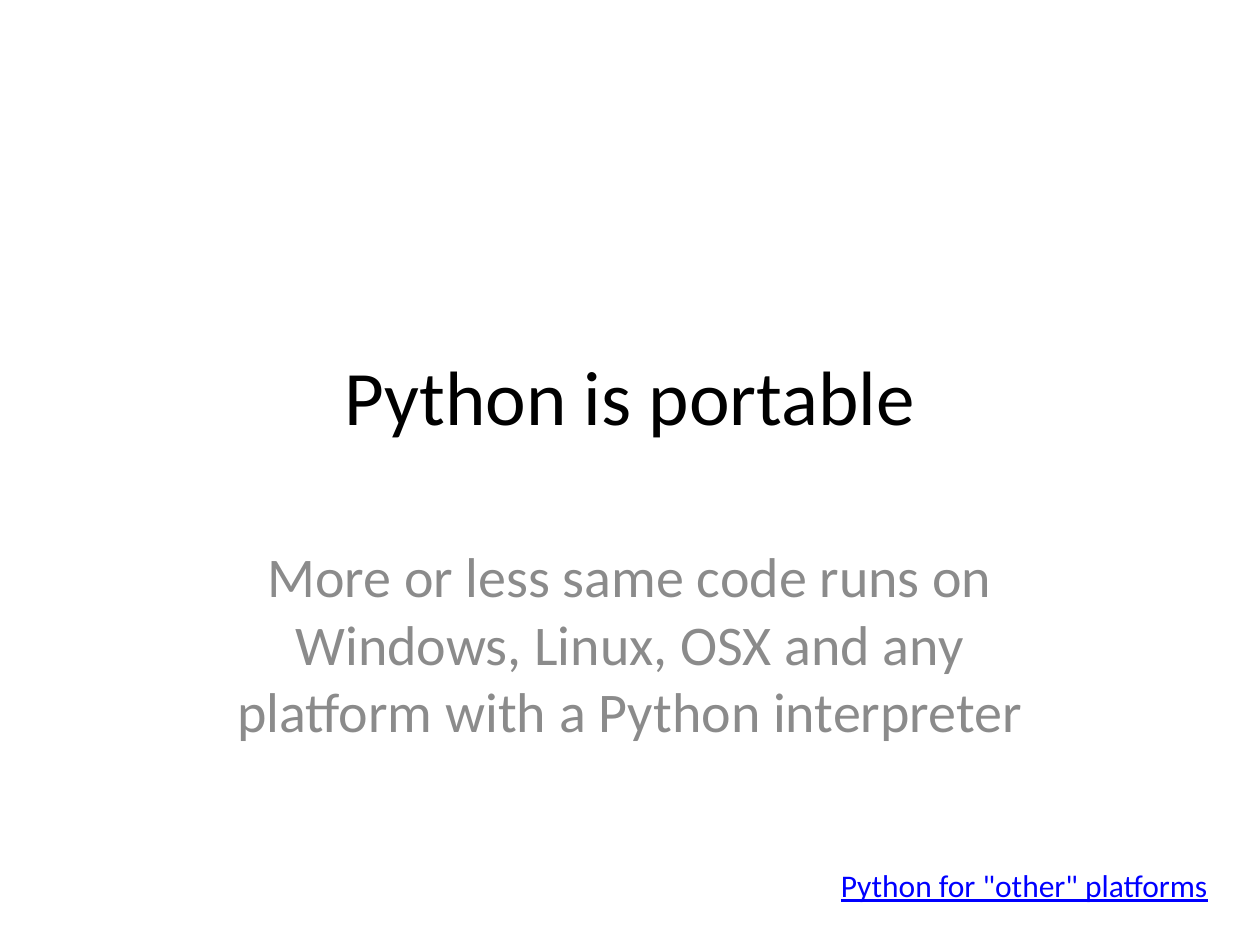
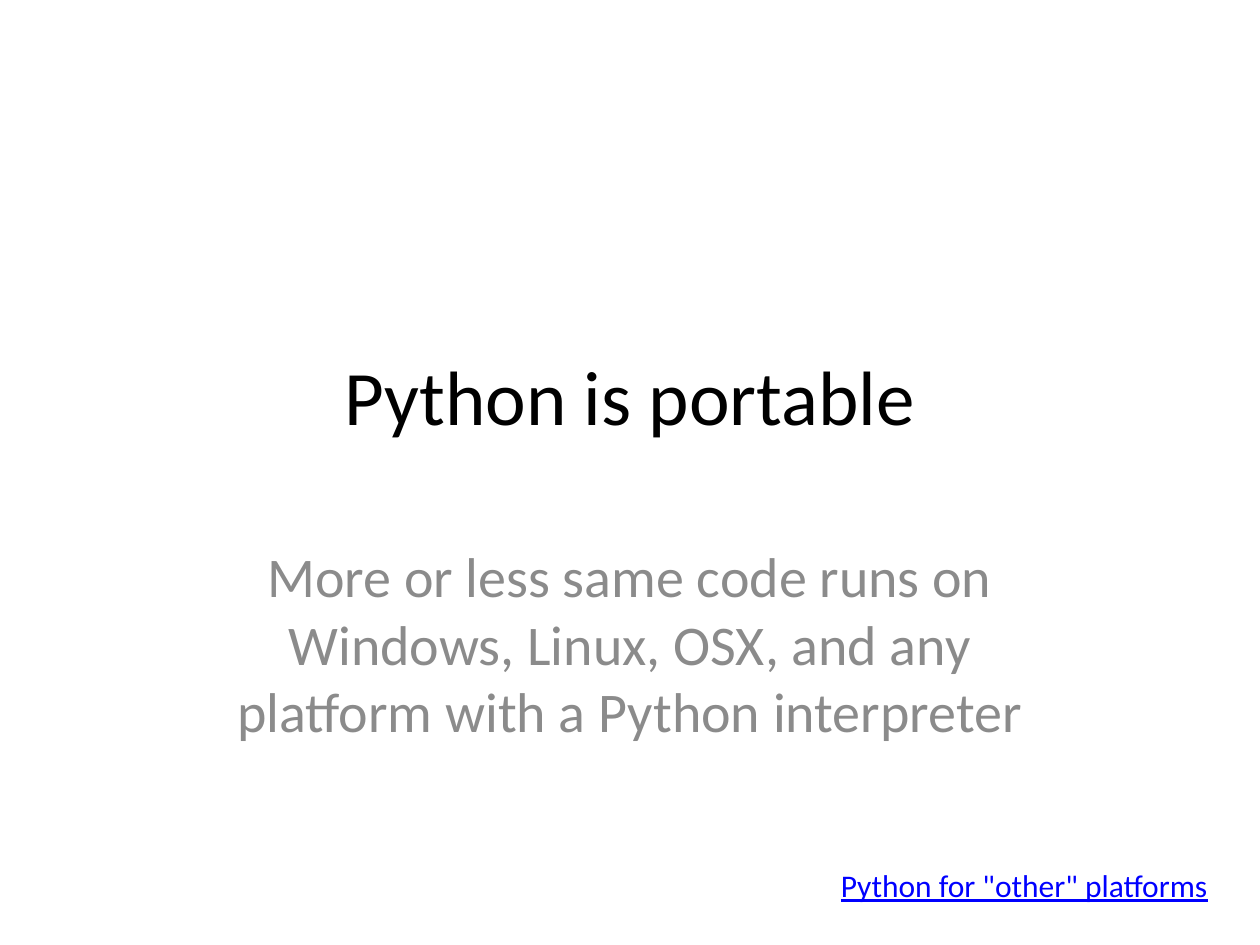
Before and after one commit to yoavram/Py4Eng, a slide deck: slide 20 of docs/Introduction to Python.pptx (slide 21 before the commit). Drawn at 1260x945 pixels with LibreOffice and Linux fonts; fonts in the diff are those of the drawing. Boxes give left, top, right and bottom in pixels: in the first picture for what was removed or moved away, otherwise in the second. Text is boxed around its words. In the diff, an @@ line names an element or a change of style, - is before the commit and + after.

```diff
--- a/docs/Introduction to Python.pptx
+++ b/docs/Introduction to Python.pptx
@@ subtitle at (x1=237, y1=558, x2=1022, y2=741): text changed @@
-More or less same code runs on Windows, Linux, OSX and any platform with a Python interpreter
+More or less same code runs on Windows, Linux, OSX, and any platform with a Python interpreter
```
Also in this commit, not shown: 24 other slides changed.
